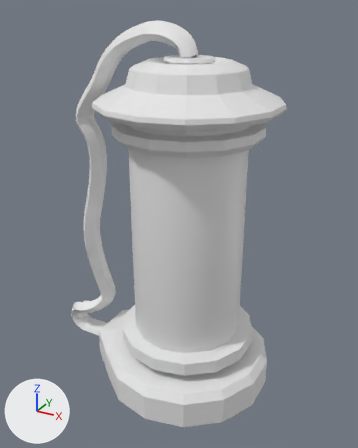
The FBX model Assets/Models/Pod/pod.fbx, before and after one commit.
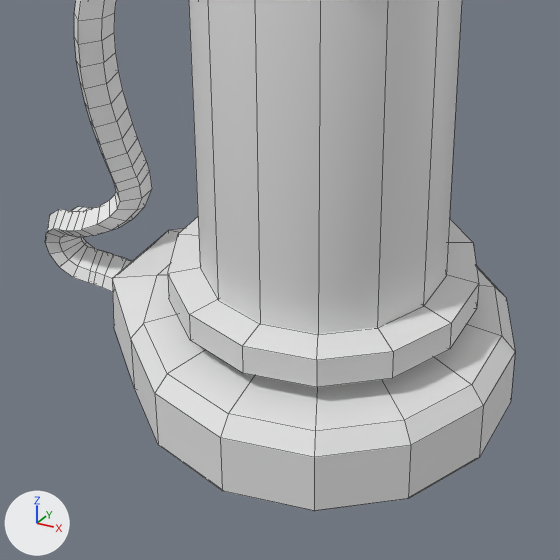
Each version is shown whole from a camera (50 mm lens) standing at (6.1, -11.64, 10.96) and looking at (-0.41, 0.21, 5.03), then close up on the part from 15% to 80% of the width and 48% to 100% of the height. Arrows for +X, +Y and +Z are at lower left; the lights stay in place. The close-ups show mesh edges as thin lines. Where no turn or scale is listed for an object, it has been applied to the vertices.

Objects in the first close-up: 'pod_bottom', 'pod_glass', 'pod_wire'.
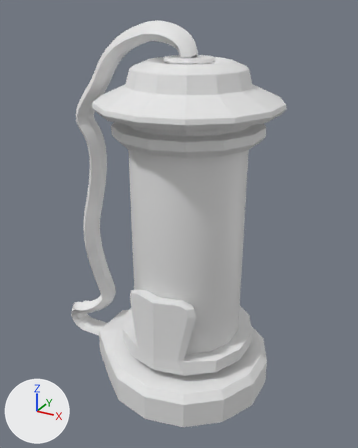
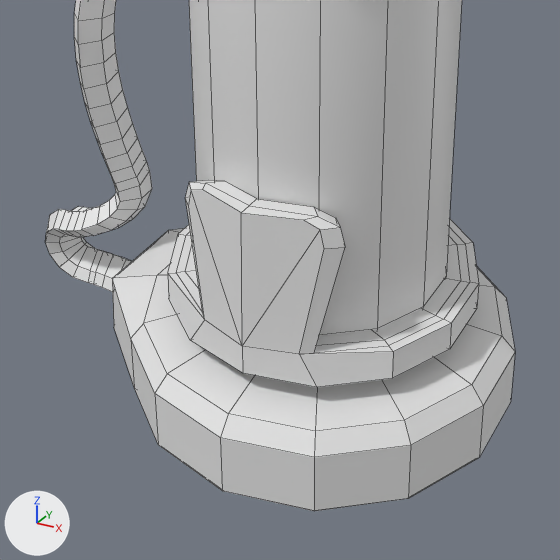
The edits, one by one:
me_cylinder_003 is used by ob_pod_bottom; location (0.0, 0.0, 0.0).
me_cylinder_003 had 134 vertices, 145 faces and spanned x -3.18..2.51, y -2.57..2.57, z 0.0..2.06.
me_cylinder_003 now has 210 vertices, 219 faces and spans x -3.18..2.51, y -2.57..2.57, z 0.0..3.64.
Part 1, on me_cylinder_003:
1 vertex is removed from x 0.0, y 0.0, z 2.06.
14 faces are deleted.
2 vertices move from x -0.89..0.89, y -1.84, z 1.83 to x -0.66..0.66, y -1.84, z 1.83.
72 vertices are added at x -1.88..1.88, y -1.99..1.93, z 1.83..3.64.
5 new vertices lie (0.18, 0.14, 0.0) away from vertices in x -1.42..1.24, y -1.65..0.99, z 1.83..3.64.
74 new faces join them, mat_ends (white #e7e7e7).
14 new faces join them, mat_light (white #e7e7e7).

Where the change shows, as pixel boxes (x1, y1, x2, y2) in the close-ups (560 x 560 px):
'pod_bottom', reshaped
    before: (112, 217, 515, 511)
    after: (112, 180, 515, 511)
part 1 of me_cylinder_003, built on
    before: (168, 217, 479, 387)
    after: (168, 180, 479, 387)
